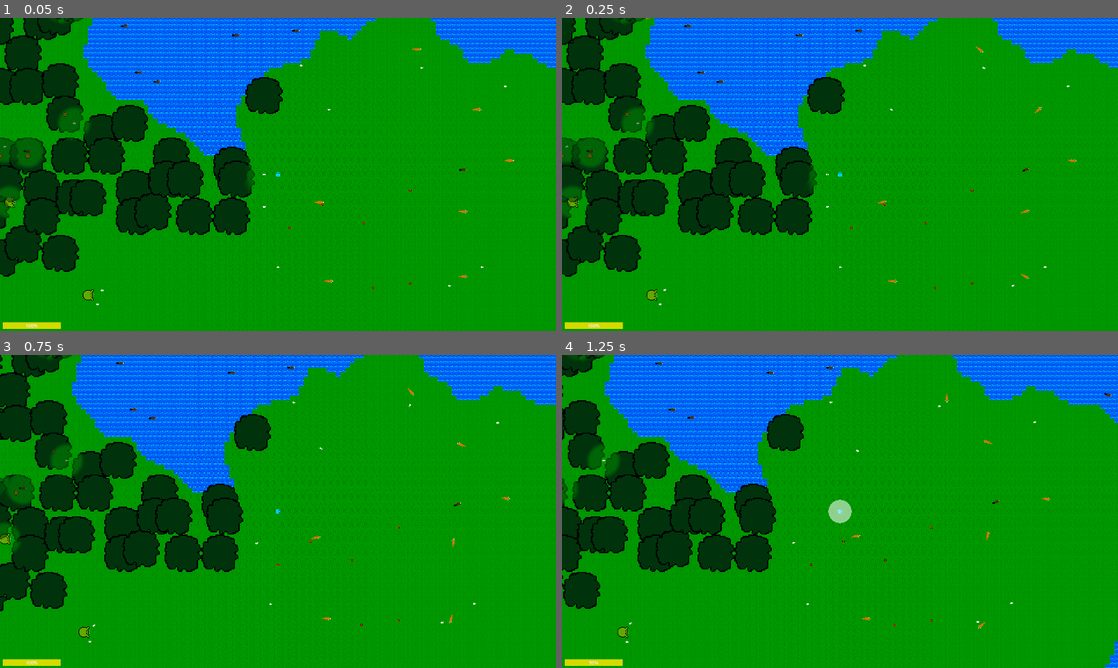
Above: before the commit, frames 1-4 (two rows, left to right).
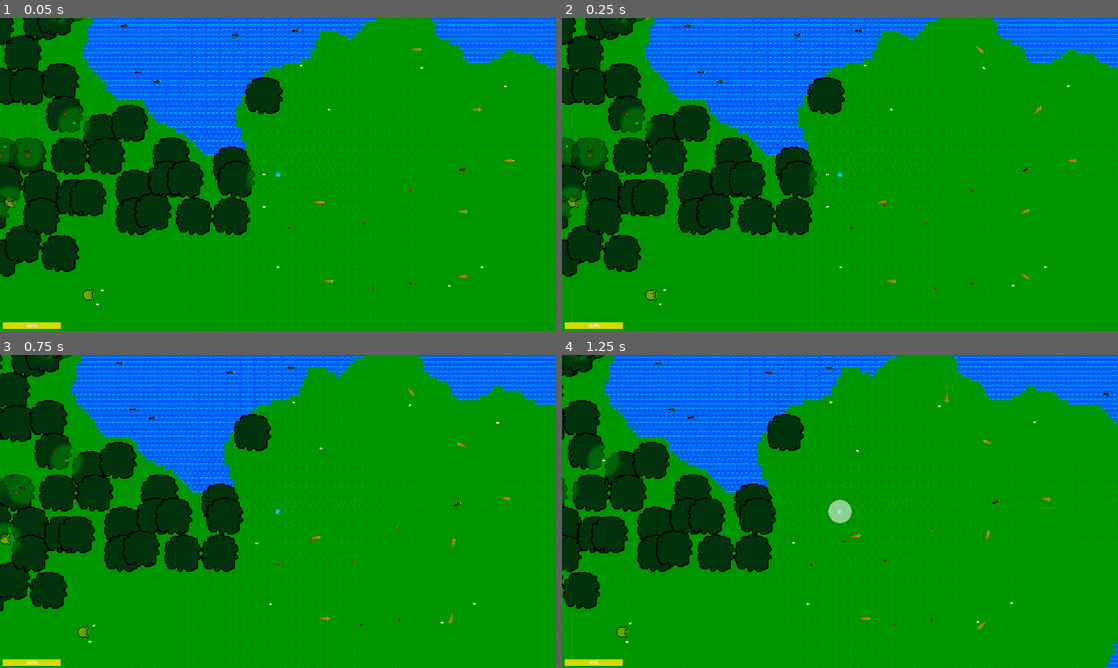
Above: after the commit, the same moments.

Repository: Kyhel/lost-in-pixels
Game: Godot game, scene res://scenes/game.tscn
Same seed, same stepped clock (60 frames per second), same inputs: the game is played once before the commit and once after it.
Inputs:
- Up to frame 1 (0.05 s): no input
- Up to frame 2 (0.25 s): no input
- Up to frame 3 (0.75 s): hold Right (ui_right) from 0.53 s (still down); hold F (attack) from 0.53 s (still down)
- Up to frame 4 (1.25 s): keep holding Right (ui_right); keep holding F (attack)

Frame 1 is identical in both runs. In frame 2, 0.1% of the frame differs, in the area x 0-93%, y 0-91%; in frame 3, less than 0.1%; in frame 4, less than 0.1%.

Commit message:
Simplify config

Diff:
--- a/world/chunk_manager.gd
+++ b/world/chunk_manager.gd
@@ -3,9 +3,6 @@
 const TILE_SIZE = 16
 const CHUNK_SIZE = 32
 const CHUNK_AREA = CHUNK_SIZE * CHUNK_SIZE
-
-const LOAD_RADIUS = 4  # nombre de chunks à charger autour du joueur
-const UNLOAD_RADIUS = 6 # au delà de ce rayon, les chunks sont déchargés
 
 const TERRAIN_VISION_RADIUS = 20
 const MONSTER_VISION_RADIUS = 200
@@ -19,6 +16,9 @@
 
 func get_load_radius() -> int:
 	return DebugManager.debug_config.chunk_load_radius
+
+func get_unload_radius() -> int:
+	return get_load_radius() + 4
 
 func load_chunk(chunk_x, chunk_y):
 
@@ -111,7 +111,7 @@
 		var dx = abs(key.x - player_chunk.x)
 		var dy = abs(key.y - player_chunk.y)
 
-		if dx > UNLOAD_RADIUS or dy > UNLOAD_RADIUS:
+		if dx > get_unload_radius() or dy > get_unload_radius():
 			var chunk = loaded_chunks[key]
 			fog_memory[key] = chunk.fog_grid
 			chunk.queue_free()  # supprime du tree
